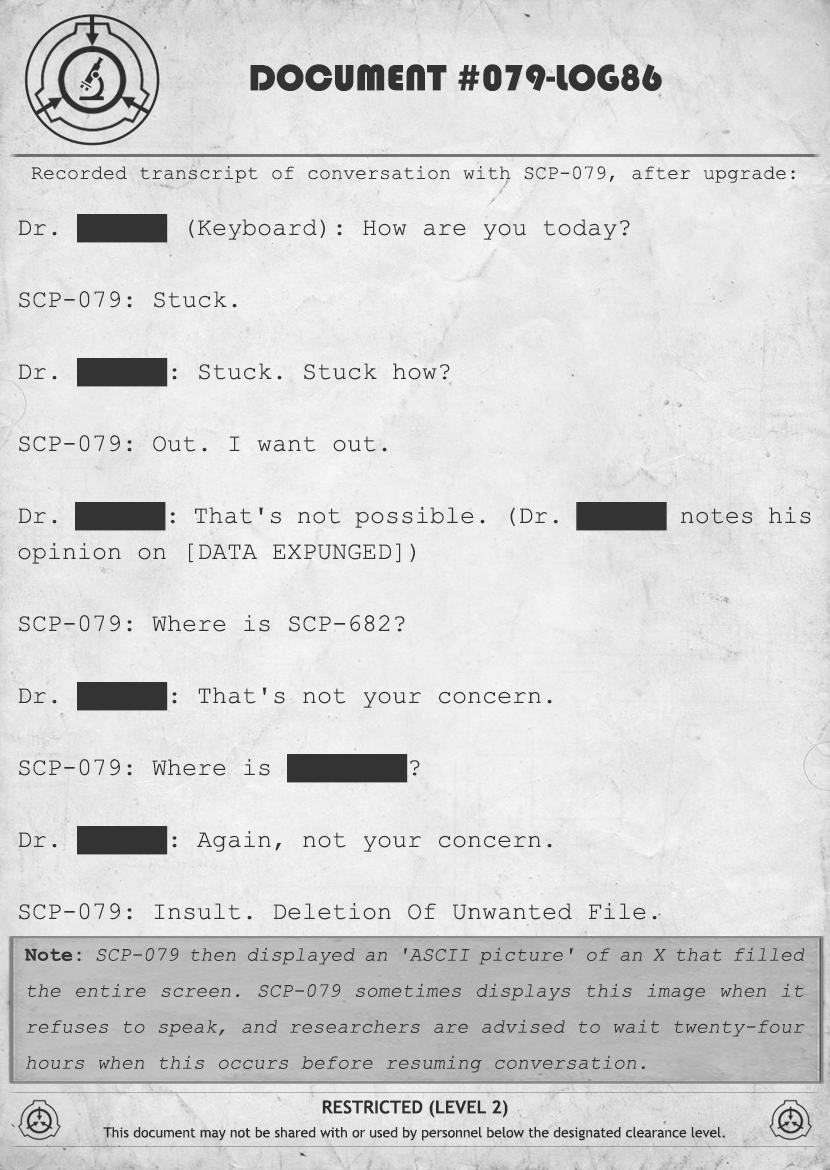
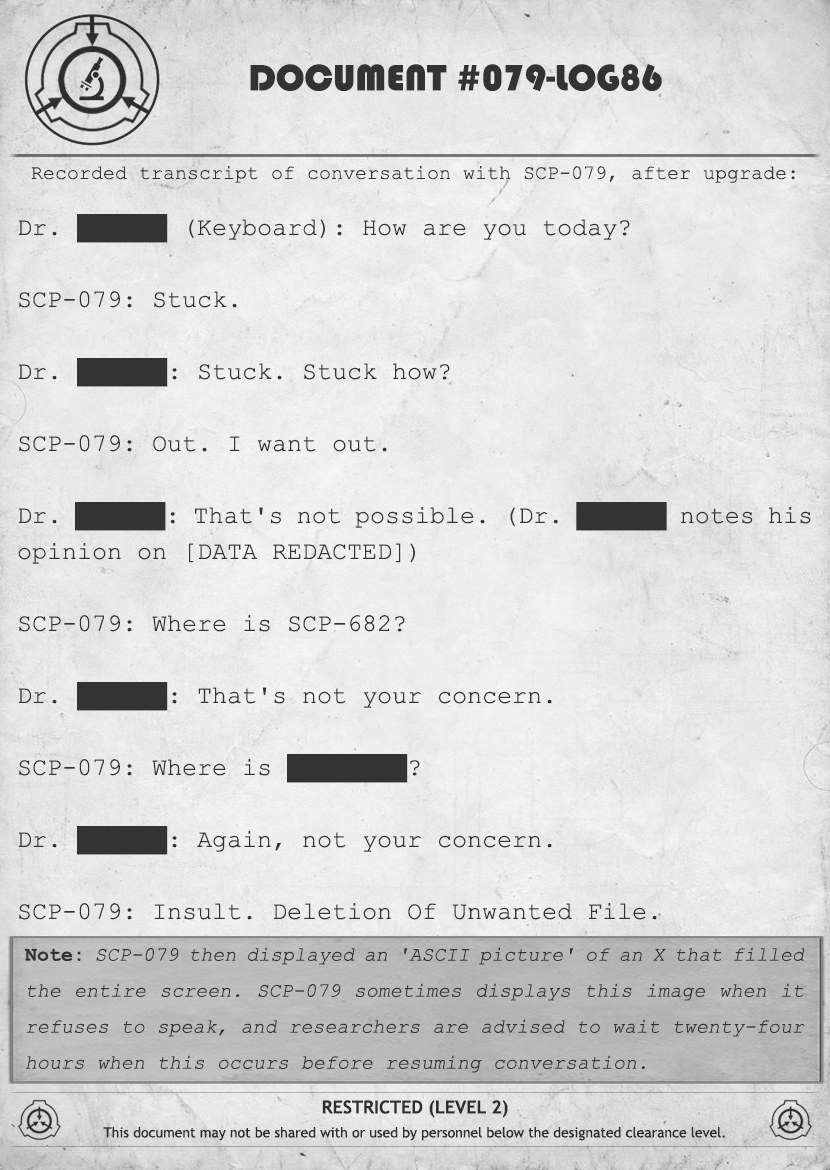
Two versions of the same layered image (830x1170). Layer-by-layer changes:
painted on "Dr. ██████ (Keyboard): How are you today? SCP-079: Stuck. Dr." over [276, 544, 362, 560]
